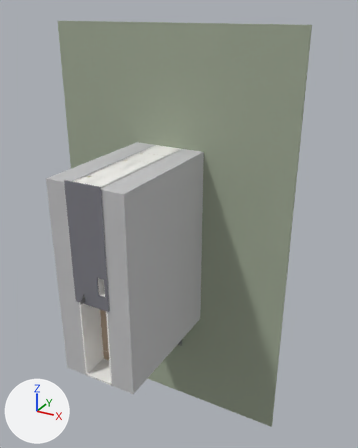
A saved change to the glTF model deliverables/tubehouse-dream/gltf/tubehouse-dream.glb.
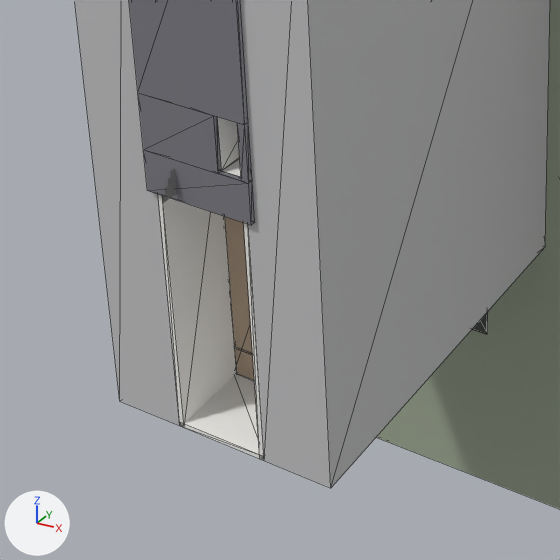
Old and new are each drawn whole from a camera (50 mm lens) standing at (33.6, -54.8, 41.8) and looking at (6.1, -4.8, 16.7) and again close up on the part from 8% to 57% of the width and 54% to 93% of the height. Lighting does not change. The marker at lower left points along +X, +Y and +Z. The first two pictures are the older version. The close-ups show mesh edges as thin lines.

Script lines for the objects in view, before the commit:
```python
me_roof_1 = bpy.data.meshes.new('roof_1')
me_roof_1.from_pydata(...)  # a box spanning x -0.3..4.3, y -17.8..-17.6, z 14.7..25.3
me_roof_1.materials.append(mat_modern_minimal_roof)  # grey #818189
me_wall_f4_w003 = bpy.data.meshes.new('wall_F4_W003')
me_wall_f4_w003.from_pydata(...)  # a box spanning x 3.8..4.0, y -17.6..-14.2, z 0.0..11.0
me_wall_f4_w003.materials.append(mat_modern_minimal_wall_exterior)  # white #f6f5f1
me_wall_f4_w012 = bpy.data.meshes.new('wall_F4_W012')
me_wall_f4_w012.from_pydata(...)  # a box spanning x 0.0..0.2, y -17.6..-14.2, z 0.0..11.0
me_wall_f4_w012.materials.append(mat_modern_minimal_wall_exterior)  # white #f6f5f1
me_wall_f4_w021 = bpy.data.meshes.new('wall_F4_W021')
me_wall_f4_w021.from_pydata(...)  # a box spanning x 0.0..4.0, y -17.6..-14.2, z 0.0..0.2
me_wall_f4_w021.materials.append(mat_modern_minimal_wall_exterior)  # white #f6f5f1
ob_roof_1 = bpy.data.objects.new('roof_1', me_roof_1)
ob_roof_1.location = (0.0, 0.0, 0.0)
ob_wall_f4_w003 = bpy.data.objects.new('wall_F4_W003', me_wall_f4_w003)
ob_wall_f4_w003.location = (0.0, 0.0, 0.0)
ob_wall_f4_w012 = bpy.data.objects.new('wall_F4_W012', me_wall_f4_w012)
ob_wall_f4_w012.location = (0.0, 0.0, 0.0)
ob_wall_f4_w021 = bpy.data.objects.new('wall_F4_W021', me_wall_f4_w021)
ob_wall_f4_w021.location = (0.0, 0.0, 0.0)
# also in view: 'ground' at (2.0, 0.2, 12.5); 'roof_0' at (2.0, -17.7, 11.6); 'neighbour_east' at (5.5, -8.8, 12.5); 'neighbour_west' at (-1.5, -8.8, 12.5); 'wall_F4_W002' at (2.9, -15.9, 13.6)
```
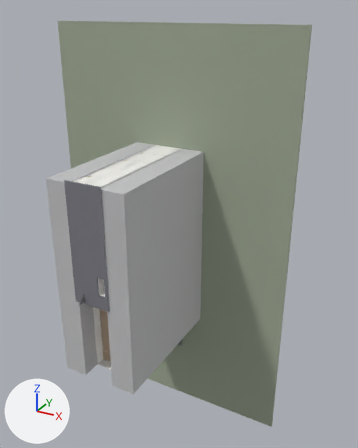
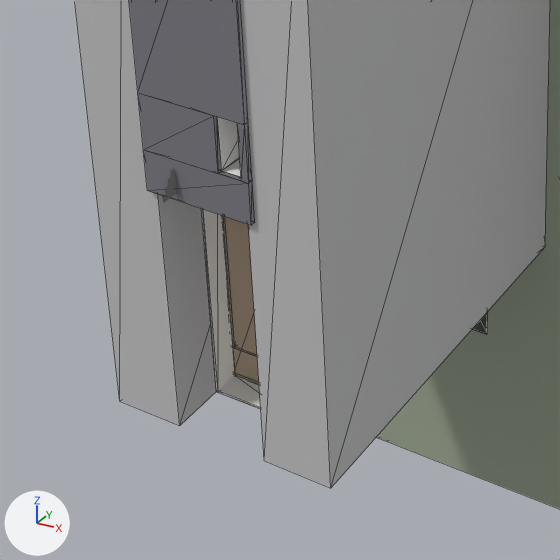
What changed in the scene script:
```text
Remove ob_wall_f4_w003:
    ob_wall_f4_w003 = bpy.data.objects.new('wall_F4_W003', me_wall_f4_w003)
    ob_wall_f4_w003.location = (0.0, 0.0, 0.0)
Remove ob_wall_f4_w012:
    ob_wall_f4_w012 = bpy.data.objects.new('wall_F4_W012', me_wall_f4_w012)
    ob_wall_f4_w012.location = (0.0, 0.0, 0.0)
Remove ob_wall_f4_w021:
    ob_wall_f4_w021 = bpy.data.objects.new('wall_F4_W021', me_wall_f4_w021)
    ob_wall_f4_w021.location = (0.0, 0.0, 0.0)
```

Boxes (x1, y1, x2, y2) around the edits, measured in the close-ups (560 x 560 px):
'wall_F4_W012', deleted: before (158, 194, 237, 426)
'wall_F4_W021', deleted: before (180, 374, 264, 460)
'wall_F4_W003', deleted: before (244, 223, 264, 460)
'parapet_w.002', unchanged, uncovered by the edit: after (201, 209, 235, 391)
